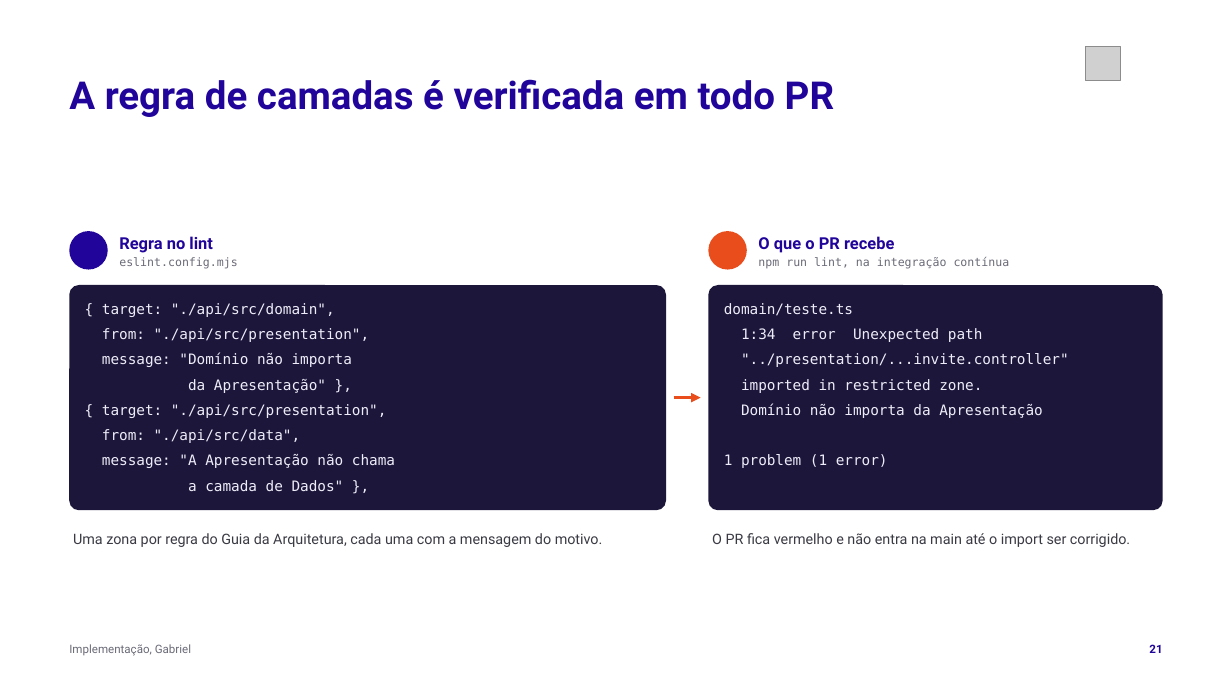
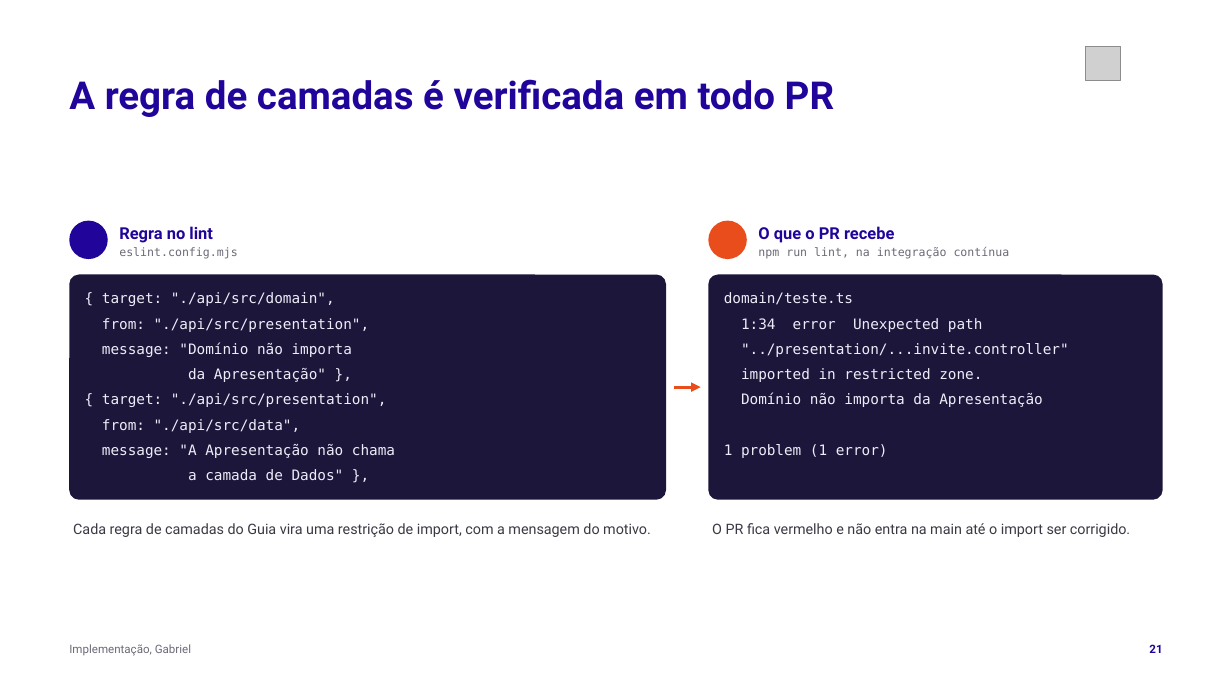
Before and after one commit to tcpassos/invite-app, a slide deck: slide 21 of trabalhos/T4-Pitch-Final.pptx. Drawn at 1232x693 pixels with LibreOffice and Linux fonts; fonts in the diff are those of the drawing; grey boxes stand for pictures; background and template pictures are left out. Boxes give left, top, right and bottom in pixels: in the first picture for what was removed or moved away, otherwise in the second. Text is boxed around its words. In the diff, an @@ line names an element or a change of style, - is before the commit and + after.

```diff
--- a/trabalhos/T4-Pitch-Final.pptx
+++ b/trabalhos/T4-Pitch-Final.pptx
@@ 19 texts, 2 rounded rectangles, 2 ellipses, 1 arrow: place and size @@
-19 texts, 2 rounded rectangles, 2 ellipses, 1 arrow at box(69, 231, 1164, 547)
+19 texts, 2 rounded rectangles, 2 ellipses, 1 arrow at box(69, 221, 1164, 537)
@@ text at box(73, 523, 651, 537): text changed @@
-Uma zona por regra do Guia da Arquitetura, cada uma com a mensagem do motivo.
+Cada regra de camadas do Guia vira uma restrição de import, com a mensagem do motivo.
```
Also in this commit, not shown: 13 other slides changed, 3 other files.
